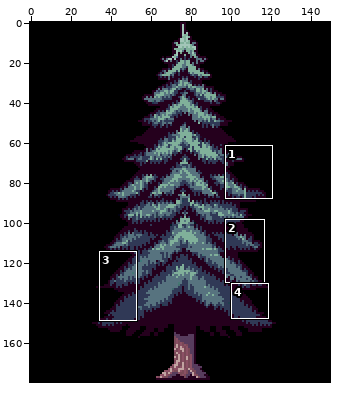
Edited in one commit: sprite sheet (data/images/tiles/large_decor/06.png). The first picture is a wide view before the edit; the outline marks the close-up.
Close-up. Old version:
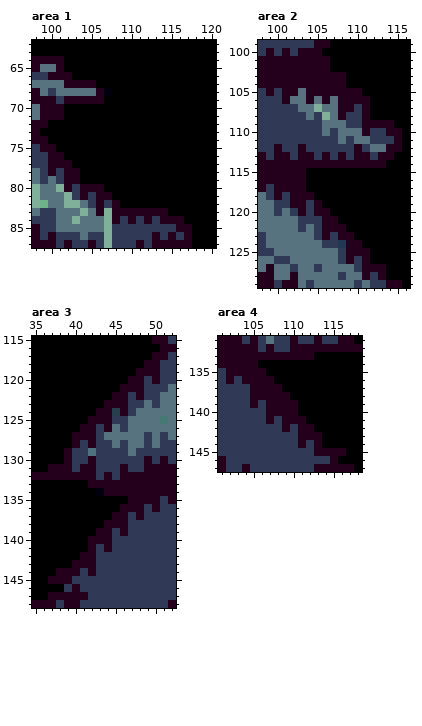
The file is 150x180 pixels. Colours within 5 levels of each other are drawn and written as one. Shown: area 1: x 98..120, y 62..87; area 2: x 98..116, y 99..129; area 3: x 35..52, y 115..148; area 4: x 101..118, y 131..147. The commit also changed other parts of the picture, which this record leaves out.
After the commit:
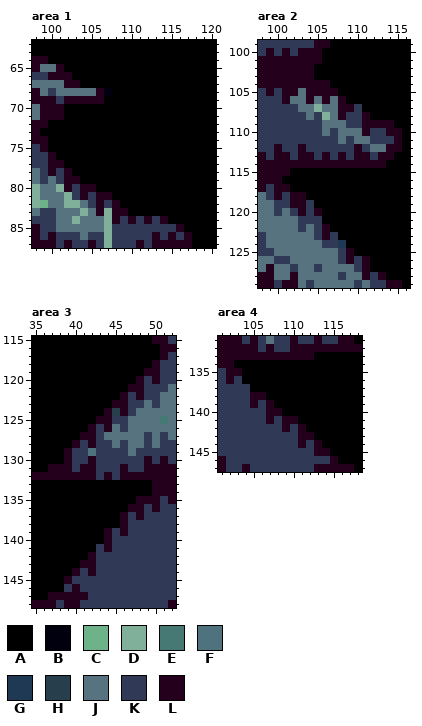
Palette (. is transparent): A #000000  B #00000e  C #6eb289  D #80b09a  E #467974  F #4e727e  G #1f3954  H #273e4c  J #57737f  K #303956  L #25001d
Diff:
Area 1:
Colour L gives way to colour A in row 64 at x 100 to 101; in row 67 at x 104 to 105; in row 75 at x 100; in row 76 at x 101; in row 77 at x 102; in row 78 at x 103.
Colour L gives way to colour A in row 80 at x 106; in row 83 at x 110 to 114; in row 84 at x 115 to 116; in row 85 at x 117.
Area 2:
Colour L gives way to colour A in row 101 at x 106; in row 102 at x 105 to 106; in row 103 at x 105 to 108; in row 104 at x 107 to 108; in row 105 at x 108 to 110; in row 106 at x 109 to 111.
Colour L gives way to colour A in row 107 at x 111; in row 115 at x 102 to 103; in row 116 at x 101 to 103; in row 117 at x 102 to 103; in row 118 at x 104; in row 119 at x 105.
Colour L gives way to colour A in row 120 at x 106; in row 121 at x 106 to 107; in row 122 at x 107 to 108; in row 123 at x 108 to 109; in row 124 at x 109 to 110; in row 125 at x 110 to 111.
Colour L gives way to colour A in row 127 at x 112 to 113.
Area 3:
Colour B gives way to colour A in row 134 at x 43.
Colour L gives way to colour A in row 117 at x 50; in row 118 at x 49; in row 119 at x 48; in row 120 at x 47; in row 121 at x 46; in row 122 at x 45.
Colour L gives way to colour A in row 123 at x 44; in row 124 at x 43; in row 125 at x 42; in row 126 at x 41; in row 127 at x 40; in row 133 at x 42 to 49.
Colour L gives way to colour A in row 134 at x 44 to 49; in row 135 at x 47; in row 136 at x 46; in row 137 at x 45; in row 138 at x 44 to 45; in row 139 at x 43.
Colour L gives way to colour A in row 140 at x 42 to 43; in row 141 at x 42; in row 142 at x 41; in row 143 at x 40; in row 144 at x 38 to 39; in row 145 at x 37 to 38.
Area 4:
Colour L gives way to colour A in row 134 at x 103 to 105; in row 135 at x 104 to 106; in row 136 at x 104 to 107; in row 137 at x 105 to 108; in row 138 at x 107 to 109; in row 139 at x 108 to 110.
Colour L gives way to colour A in row 140 at x 109 to 110; in row 141 at x 111; in row 142 at x 112; in row 143 at x 113; in row 145 at x 115 to 116.
Where, in picture pixels (left, top, right, bottom), the same in both close-ups:
changed: (48, 56, 96, 88)
changed: (48, 144, 104, 192)
changed: (128, 208, 192, 232)
changed: (314, 56, 370, 112)
changed: (282, 168, 386, 272)
changed: (72, 352, 160, 440)
changed: (48, 480, 152, 584)
changed: (234, 360, 346, 456)
